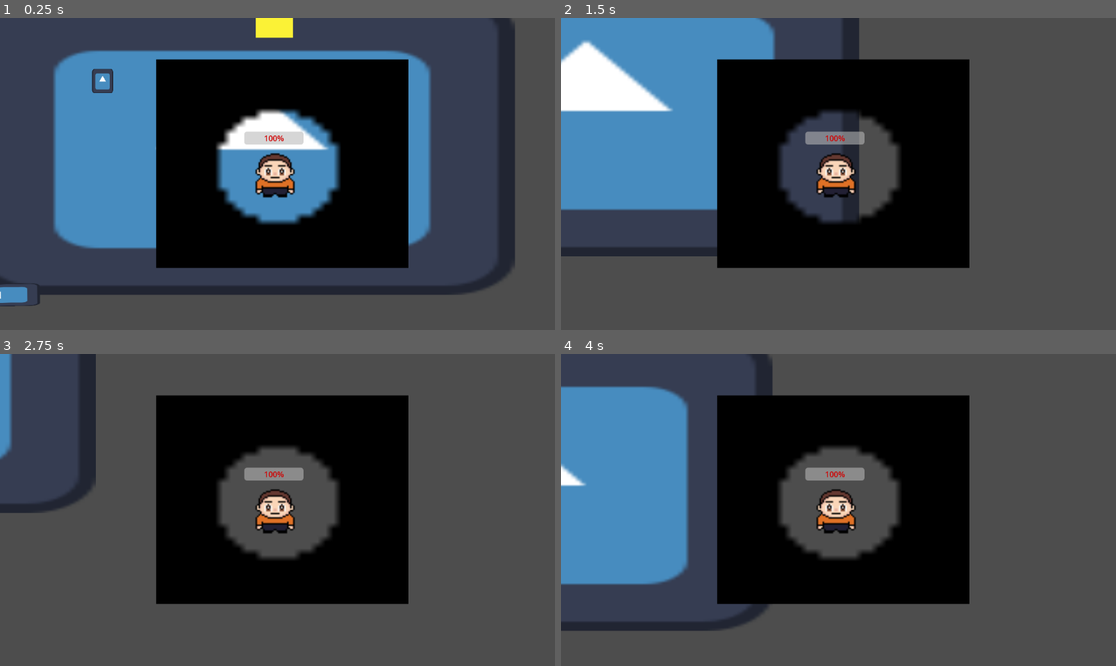
Above: before the commit, frames 1-4 (two rows, left to right).
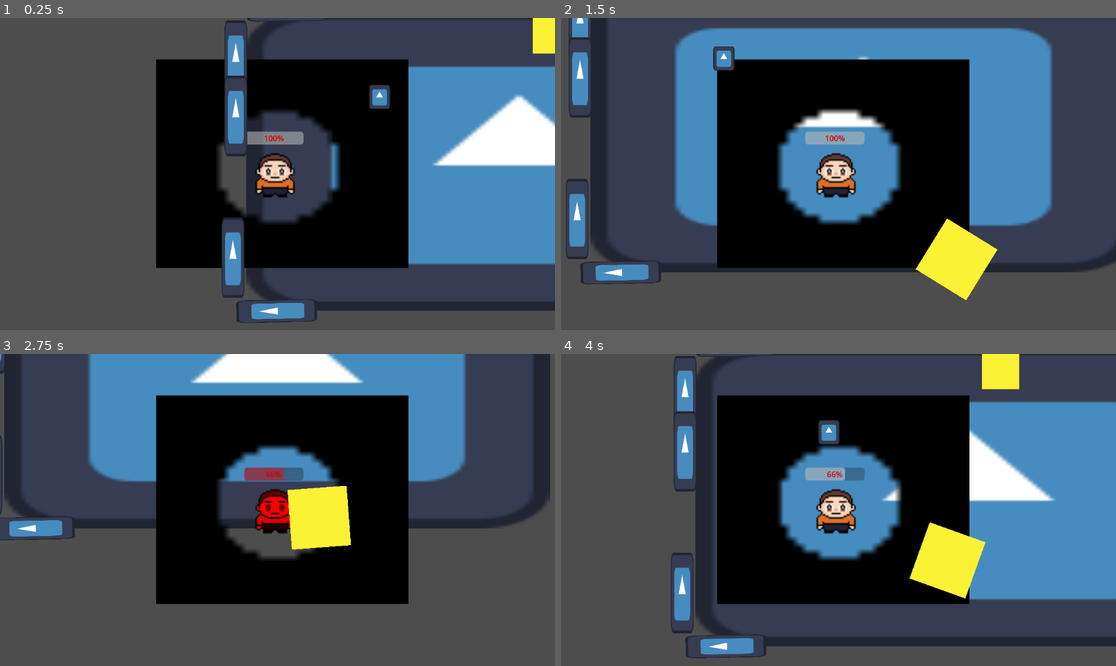
Above: after the commit, the same moments.

Repository: bryanmejiapalma/The-Matrix-Studio
Game: Godot game, scene res://game.tscn
The game is run twice, just before and just after one commit, with the same random seed, the same clock (stepped at 60 frames per second) and the same inputs. This scene is started directly instead of the project's main scene. The engine's default icon, where the game draws it, is replaced by a stand-in: a white triangle on a blue panel in a dark square.
Inputs:
- Up to frame 1 (0.25 s): no input
- Up to frame 2 (1.5 s): tap Enter at 0.5 s; hold D (ui_right) 0.53-1.28 s; hold Shift (boost) 0.53-1.28 s; hold S (ui_down) from 1.28 s (still down); tap Shift (boost) at 1.35 s
- Up to frame 3 (2.75 s): release S (ui_down) at 2.03 s; hold D (ui_right) from 2.03 s (still down); hold Shift (boost) from 2.03 s (still down); tap E (interact) at 2.1 s
- Up to frame 4 (4 s): release D (ui_right) at 2.78 s; release Shift (boost) at 2.78 s; hold W (ui_up) 2.78-3.53 s; tap Shift (boost) at 2.85 s; hold A (ui_left) from 3.53 s (still down); hold Shift (boost) from 3.53 s (still down)

The runs differ from the first frame. In frame 1, 42% of the frame differs, in the area x 0-100%, y 0-98%; in frame 2, 39%; in frame 3, 26%; in frame 4, 48%.

Commit message:
enemy gets stunned after hit

Diff:
--- a/Player.tscn
+++ b/Player.tscn
@@ -5,10 +5,10 @@
 [ext_resource type="PackedScene" uid="uid://bhjm0wh2aj3d3" path="res://player_view.tscn" id="3_kne1u"]
 
 [sub_resource type="CircleShape2D" id="CircleShape2D_kpjcp"]
-radius = 55.00909
+radius = 35.128338
 
 [sub_resource type="CircleShape2D" id="CircleShape2D_e80uo"]
-radius = 49.0408
+radius = 32.140316
 
 [node name="Player" type="CharacterBody2D"]
 position = Vector2(124, 89)
@@ -26,7 +26,7 @@
 one_shot = true
 
 [node name="CollisionShape2D" type="CollisionShape2D" parent="."]
-position = Vector2(-5, 6)
+position = Vector2(-7, 23)
 shape = SubResource("CircleShape2D_kpjcp")
 
 [node name="ProgressBar" type="ProgressBar" parent="."]
@@ -47,7 +47,7 @@
 [node name="PickupZone" type="Area2D" parent="."]
 
 [node name="CollisionShape2D" type="CollisionShape2D" parent="PickupZone"]
-position = Vector2(-5, 5)
+position = Vector2(-8, -6)
 shape = SubResource("CircleShape2D_e80uo")
 
 [node name="HoldPosition" type="Marker2D" parent="."]
--- a/enemy.gd
+++ b/enemy.gd
@@ -4,13 +4,26 @@
 const CHASE_SPEED = 200.0
 const STOP_DISTANCE = 35.0
 const DETECTION_RANGE = 400.0
-const DAMAGE_AMOUNT = 34 # 3 hits to kill (100 -> 66 -> 32 -> 0)
+const DAMAGE_AMOUNT = 34
 
 var target_player = null
 var wander_direction = Vector2.RIGHT
 var wander_timer = 0.0
+var is_stunned: bool = false
+
+# --- NEW: Connect the signal when the game starts ---
+func _ready():
+	# Replace "Killzone" with the actual name of the node in your scene tree
+	if has_node("Killzone"):
+		$Killzone.hit_player.connect(stun_enemy)
 
 func _physics_process(delta: float) -> void:
+	# 1. If stunned, don't do anything (STAY IN PLACE)
+	if is_stunned:
+		velocity = Vector2.ZERO
+		move_and_slide()
+		return
+
 	check_for_player()
 
 	if target_player and not target_player.is_dead:
@@ -24,16 +37,26 @@
 			velocity = direction * CHASE_SPEED
 		else:
 			velocity = Vector2.ZERO
-			# DEAL DAMAGE
 			if target_player.has_method("take_damage"):
-				target_player.take_damage(DAMAGE_AMOUNT)
+				if target_player.can_take_damage:
+					target_player.take_damage(DAMAGE_AMOUNT)
+					stun_enemy()
 	else:
 		patrol_behavior(delta)
 
 	move_and_slide()
 
+func stun_enemy():
+	if is_stunned: return # Prevent double-triggering
+	is_stunned = true
+	modulate = Color.YELLOW
+
+	await get_tree().create_timer(2.0).timeout
+
+	is_stunned = false
+	modulate = Color.WHITE
+
 func check_for_player():
-	# Make sure your Player node is actually named "Player" in the scene tree
 	var player = get_tree().root.find_child("Player", true, false)
 	if player:
 		var dist = global_position.distance_to(player.global_position)
--- a/enemy.tscn
+++ b/enemy.tscn
@@ -1,8 +1,11 @@
-[gd_scene load_steps=4 format=3 uid="uid://de4kmcsnttwa0"]
+[gd_scene load_steps=5 format=3 uid="uid://de4kmcsnttwa0"]
 
 [ext_resource type="Script" uid="uid://gekymrs647t6" path="res://enemy.gd" id="1_4gyqm"]
 [ext_resource type="Texture2D" uid="uid://yluuq3nrjxvf" path="res://Sprite-0001.png" id="2_4gyqm"]
 [ext_resource type="PackedScene" uid="uid://1x0jww8m2ku2" path="res://killzone.tscn" id="4_iifgy"]
+
+[sub_resource type="RectangleShape2D" id="RectangleShape2D_qi2p4"]
+size = Vector2(99.715454, 95.967766)
 
 [node name="enemy" type="CharacterBody2D"]
 position = Vector2(310, 276)
@@ -24,5 +27,11 @@
 
 [node name="Killzone" parent="Hitbox" instance=ExtResource("4_iifgy")]
 unique_name_in_owner = true
-position = Vector2(156.09758, 33.06452)
-scale = Vector2(5.0050416, 4.815448)
+position = Vector2(156.91058, 32.258064)
+scale = Vector2(5.1050415, 5.116918)
+
+[node name="CollisionShape2D" type="CollisionShape2D" parent="."]
+unique_name_in_owner = true
+position = Vector2(17.325012, -23.5)
+scale = Vector2(1.2299999, 1.2399999)
+shape = SubResource("RectangleShape2D_qi2p4")
--- /dev/null
+++ b/game.gd
@@ -0,0 +1,17 @@
+extends Node
+
+# Preload your player scene so the manager can "spawn" it
+var player_scene = preload("res://Player.tscn")
+
+func respawn_player():
+	# 1. Wait a moment so the death isn't instant
+	await get_tree().create_timer(1.0).timeout
+
+	# 2. Create the new player instance
+	var new_player = player_scene.instantiate()
+
+	# 3. Set the starting position (adjust these numbers to your start point)
+	new_player.position = Vector2(100, 100)
+
+	# 4. Add the new player back into the world
+	get_tree().current_scene.add_child(new_player)
--- a/game.tscn
+++ b/game.tscn
@@ -1,19 +1,22 @@
-[gd_scene load_steps=6 format=3 uid="uid://c8ki8gg6e5d6y"]
+[gd_scene load_steps=8 format=3 uid="uid://c8ki8gg6e5d6y"]
 
 [ext_resource type="PackedScene" uid="uid://o6yxgp3jif0q" path="res://Player.tscn" id="1_80nbo"]
+[ext_resource type="Script" uid="uid://bi8u7ifvx6tlt" path="res://game.gd" id="1_eow3j"]
 [ext_resource type="PackedScene" uid="uid://2voi264ic4d4" path="res://Map.tscn" id="2_e2o6t"]
 [ext_resource type="PackedScene" uid="uid://dthilph7k8yvd" path="res://Walls.tscn" id="3_feb5d"]
 [ext_resource type="PackedScene" uid="uid://diiaq0oy71ohy" path="res://apple.tscn" id="4_fc0e3"]
+[ext_resource type="PackedScene" uid="uid://de4kmcsnttwa0" path="res://enemy.tscn" id="6_eow3j"]
 [ext_resource type="PackedScene" uid="uid://tveac6mrpxec" path="res://baseball_bat.tscn" id="6_ryrav"]
 
 [node name="Game" type="Node2D"]
+script = ExtResource("1_eow3j")
 
 [node name="StaticBody2D" parent="." instance=ExtResource("2_e2o6t")]
 position = Vector2(205, -22)
 scale = Vector2(3.9760523, 3.829717)
 
 [node name="Player" parent="." instance=ExtResource("1_80nbo")]
-position = Vector2(845, 345)
+position = Vector2(270, 312)
 
 [node name="StaticBody2D2" parent="." instance=ExtResource("3_feb5d")]
 position = Vector2(119, -13)
@@ -37,3 +40,6 @@
 
 [node name="baseball bat" parent="." instance=ExtResource("6_ryrav")]
 position = Vector2(482, 152)
+
+[node name="enemy" parent="." instance=ExtResource("6_eow3j")]
+position = Vector2(1036, 425)
--- a/killzone.gd
+++ b/killzone.gd
@@ -3,18 +3,24 @@
 @onready var timer: Timer = $Timer
 
 func _on_body_entered(body: Node2D) -> void:
-	# 1. Check if it's the player and they aren't dead
-	if body.has_method("take_damage") and not body.is_dead:
+	# 1. Check if it's the player
+	if body is Player and not body.is_dead:
 
-		# 2. Tell the player to take 34 damage
+		# 2. Damage the player
 		body.take_damage(34)
 
-		# 3. Only trigger the "Death Sequence" if health actually hit 0
+		# --- NEW: STUN THE ENEMY ---
+		# Get the Enemy (the parent of this Killzone) and call its stun function
+		var enemy = get_parent()
+		if enemy.has_method("stun_enemy"):
+			enemy.stun_enemy()
+
+		# 3. Death Sequence
 		if body.health <= 0:
-			print("Player has died after 3 hits!")
-			Engine.time_scale = 0.5 # Slow motion effect
-			timer.start() # Starts the timer to reload the scene
+			print("Player has died!")
+			Engine.time_scale = 0.5
+			timer.start()
 
 func _on_timer_timeout() -> void:
-	Engine.time_scale = 1.0 # Reset speed
-	get_tree().reload_current_scene() # Restart level
+	Engine.time_scale = 1.0
+	get_tree().reload_current_scene()
--- a/player.gd
+++ b/player.gd
@@ -3,12 +3,16 @@
 
 const WALK_SPEED = 300
 const BOOST_SPEED = 600
+const SPRINT_TIME_MAX = 2.5  # Max sprint duration in seconds
 
 var is_dead: bool = false
 var health = 100
 var max_health = 100
 var can_take_damage: bool = true
 var held_item = null
+
+# --- NEW: STAMINA VARIABLE ---
+var sprint_stamina: float = SPRINT_TIME_MAX
 
 @onready var sprite_2d: Sprite2D = $Sprite2D
 @onready var health_bar = $ProgressBar
@@ -20,15 +24,26 @@
 	health_bar.max_value = max_health
 	health_bar.value = health
 
-func _physics_process(_delta: float) -> void:
+func _physics_process(delta: float) -> void:
 	if is_dead: return
+
+	# --- FALL OFF MAP CHECK ---
+	if global_position.y > 1000:
+		die()
 
 	var vertical_input := Input.get_axis("ui_up", "ui_down")
 	var horizontal_input := Input.get_axis("ui_left", "ui_right")
 
+	# --- UPDATED SPRINT LOGIC ---
 	var current_speed = WALK_SPEED
-	if Input.is_action_pressed("boost"):
+
+	# Check if boost is pressed AND we have stamina left
+	if Input.is_action_pressed("boost") and sprint_stamina > 0:
 		current_speed = BOOST_SPEED
+		sprint_stamina -= delta # Drain stamina over time
+	else:
+		# Refill stamina slowly when not sprinting
+		sprint_stamina = move_toward(sprint_stamina, SPRINT_TIME_MAX, delta * 0.5)
 
 	velocity.x = horizontal_input * current_speed
 	velocity.y = vertical_input * current_speed
@@ -37,7 +52,6 @@
 
 # --- THE DAMAGE SYSTEM ---
 func take_damage(amount: int):
-	# If we are dead or in the 'safety' period, ignore the hit
 	if is_dead or not can_take_damage: return
 
 	health -= amount
@@ -47,20 +61,25 @@
 	if health <= 0:
 		die()
 	else:
-		# Prevent immediate death by adding a 1-second cooldown
 		trigger_invincibility()
 
 func trigger_invincibility():
 	can_take_damage = false
-	modulate = Color.RED # Visual feedback
+	modulate = Color.RED
 	await get_tree().create_timer(1.0).timeout
 	modulate = Color.WHITE
 	can_take_damage = true
 
 func die():
+	if is_dead: return
+
 	is_dead = true
 	rotation_degrees = 90
 	print("Player is down!")
+
+	# --- RESPAWN LOGIC ---
+	await get_tree().create_timer(2.0).timeout
+	get_tree().reload_current_scene()
 
 # --- PICKUP LOGIC ---
 func _input(_event):
Not shown, added: game.gd.uid
